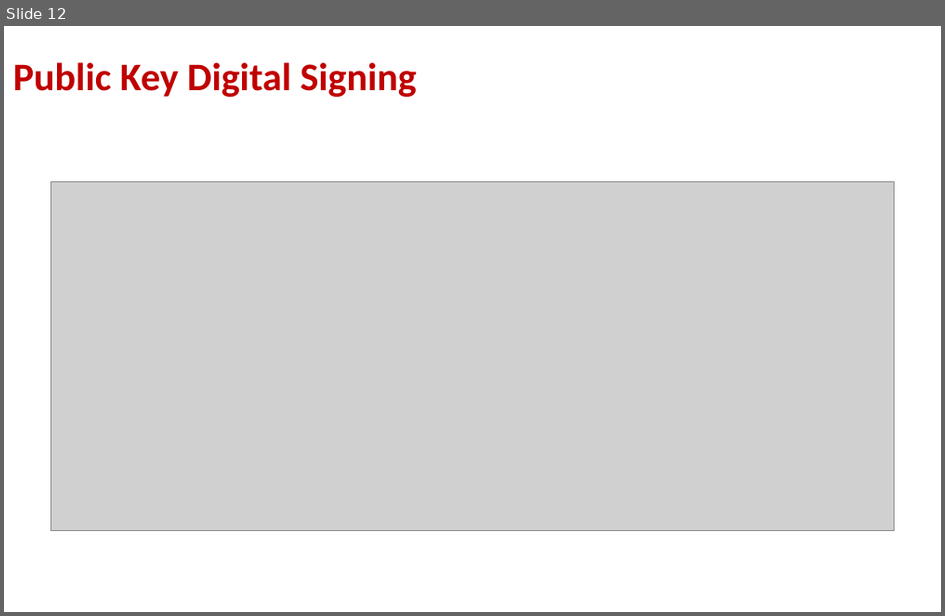
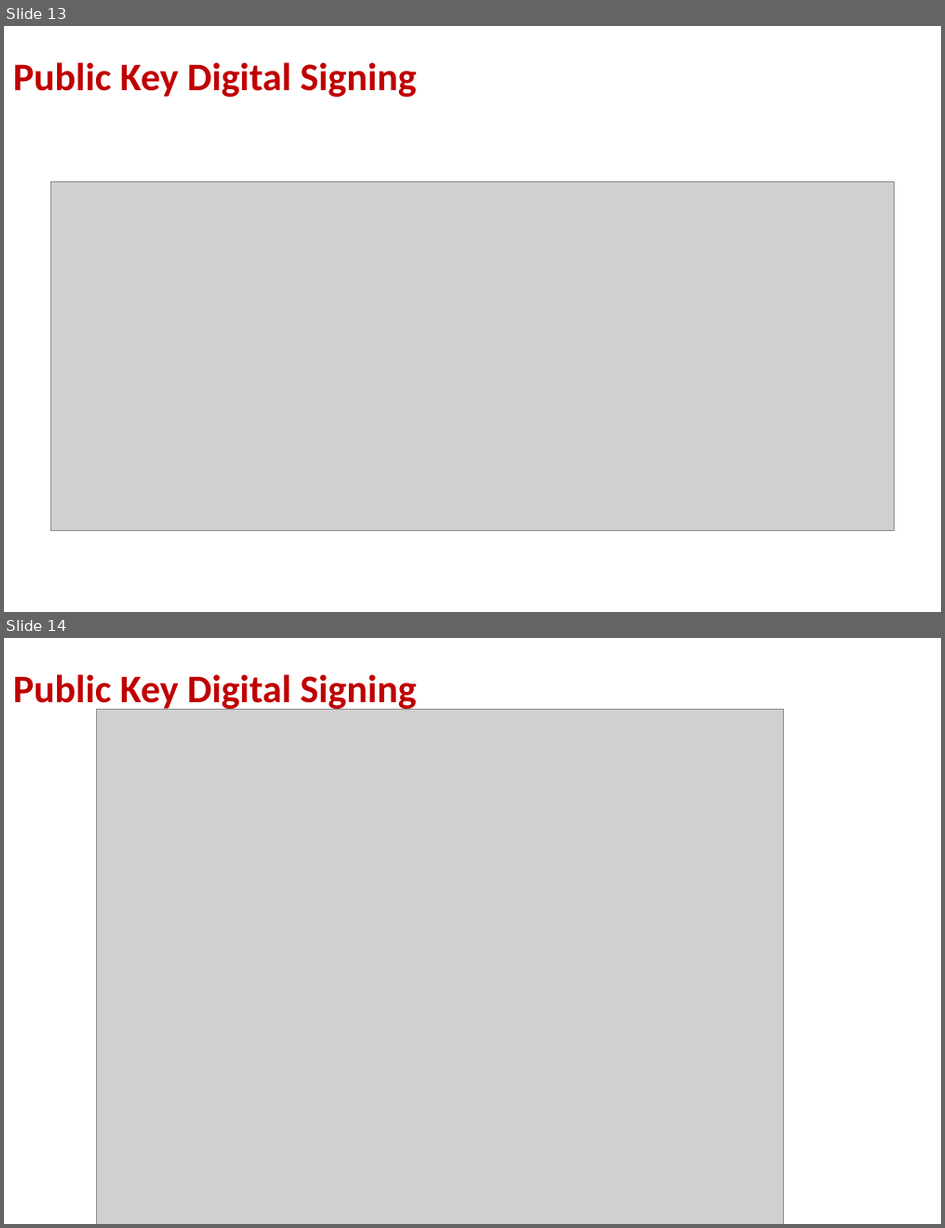
Before and after one commit to billbuchanan/csn09112, a slide deck: week06_public_key/lecture/chapter04_public.ppt. Shown one above the other, each under a label of ours: slide 12 before the commit, slides 13 and 14 after it. The pictures are 945x616 and 945x1228 pixels, drawn with LibreOffice and Linux fonts; fonts in the diff are those of the drawing; grey boxes stand for pictures. Boxes give left, top, right and bottom in pixels: in the first picture for what was removed or moved away, otherwise in the second. Text is boxed around its words. In the diff, an @@ line names an element or a change of style, - is before the commit and + after.

```diff
--- a/week06_public_key/lecture/chapter04_public.ppt
+++ b/week06_public_key/lecture/chapter04_public.ppt
@@ slide 14 added at <box>4,638,941,1224</box>, background #FFFFFF @@
@@ text added at <box>13,674,417,711</box>, 30 pt, text #C00000, bold @@
+Public Key Digital Signing
@@ picture added at <box>97,710,785,1224</box> @@
@@ what was slide 12 is now slide 13 @@
```
Also in this commit, not shown: 4 slides changed, 1 other slide added, 1 other file.
